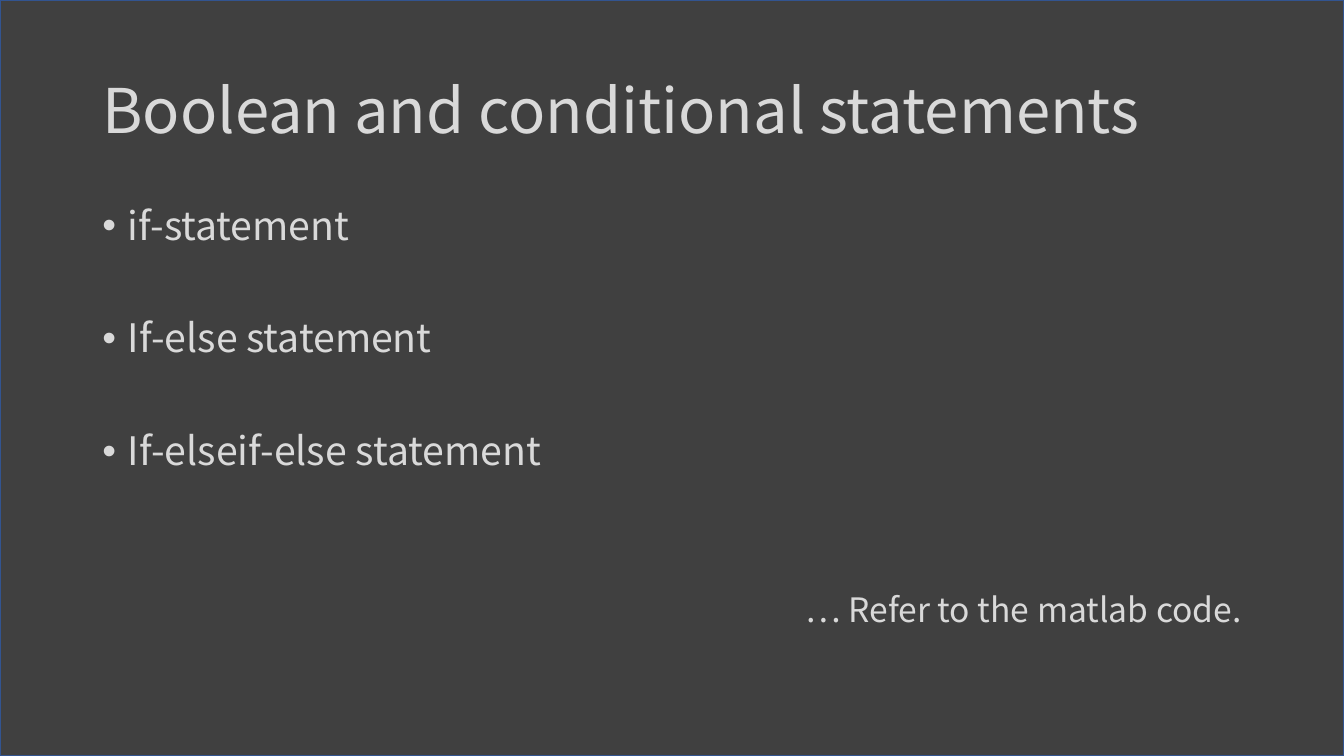
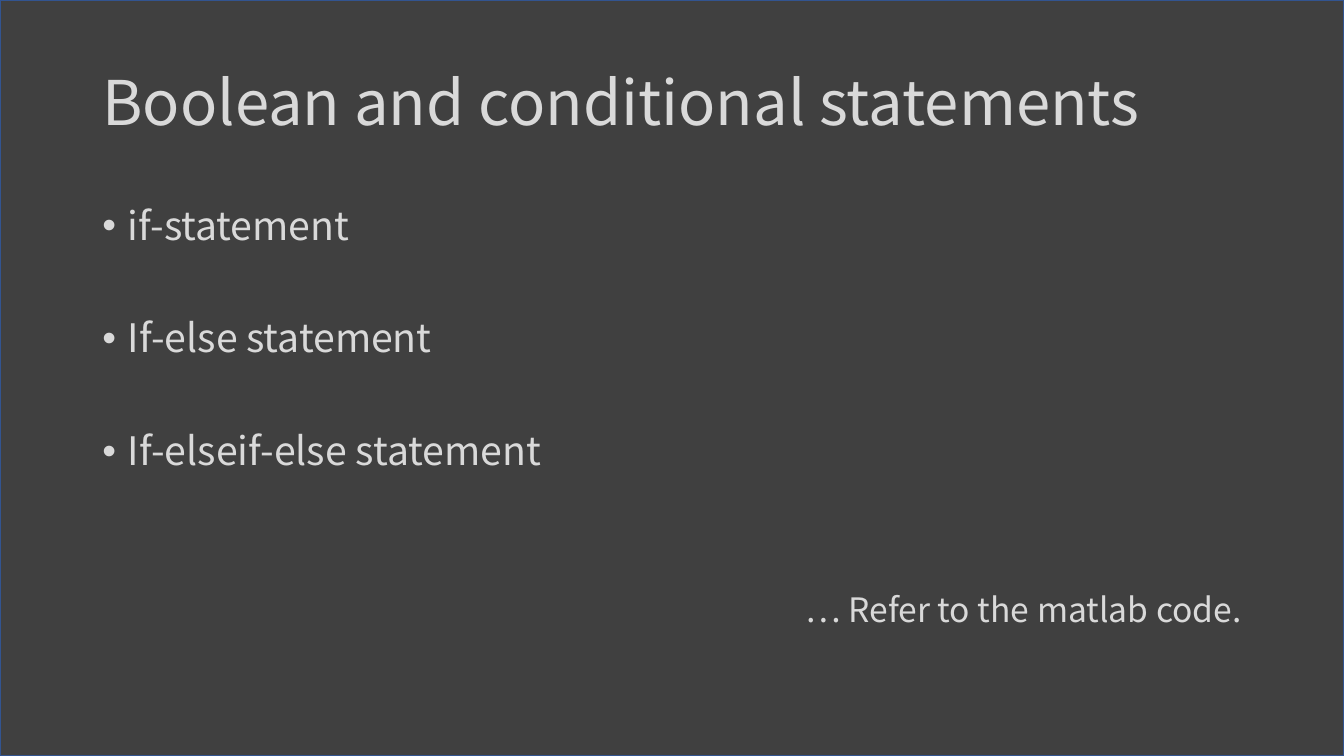
Before and after one commit to changh95/teach_MATLAB_and_CPP, a slide deck: slide 20 of Lesson3/Lesson3.pptx. Drawn at 1344x756 pixels with LibreOffice and Linux fonts; fonts in the diff are those of the drawing. Boxes give left, top, right and bottom in pixels: in the first picture for what was removed or moved away, otherwise in the second. Text is boxed around its words. In the diff, an @@ line names an element or a change of style, - is before the commit and + after.

```diff
--- a/Lesson3/Lesson3.pptx
+++ b/Lesson3/Lesson3.pptx
@@ title "Boolean and conditional statements": place and size @@
-title "Boolean and conditional statements" at [102, 84, 1140, 134]
+title "Boolean and conditional statements" at [102, 76, 1140, 126]
```
Also in this commit, not shown: 3 other slides changed.
